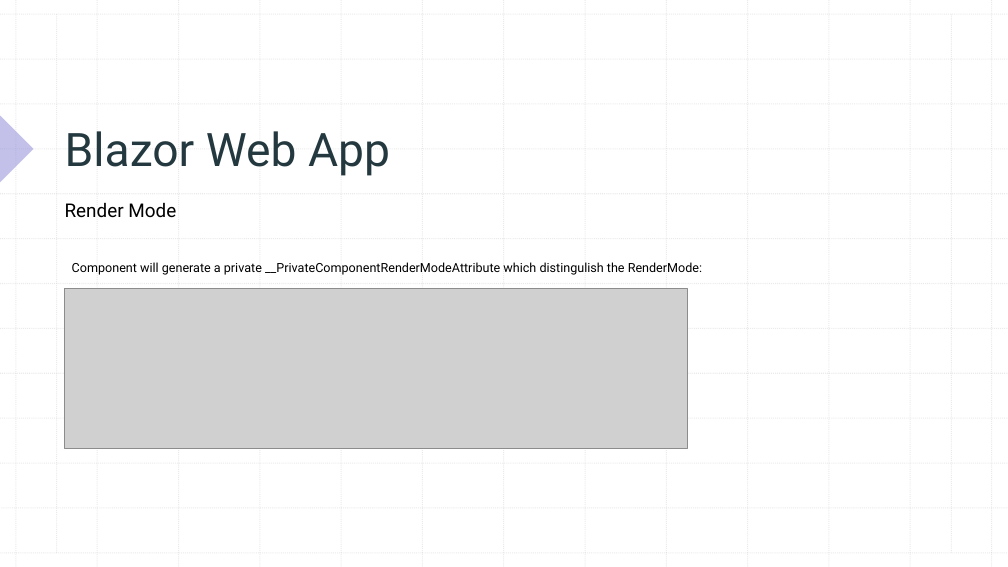
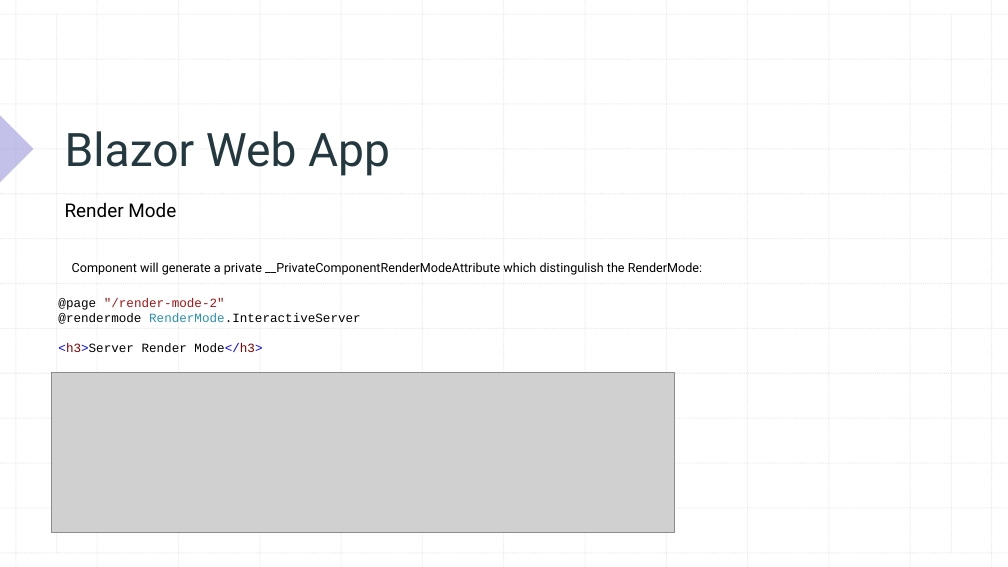
Before and after one commit to xccu/NetCore-Demo, a slide deck: slide 11 of Blazor in .net 8.pptx (slide 7 before the commit). Drawn at 1008x567 pixels with LibreOffice and Linux fonts; fonts in the diff are those of the drawing; grey boxes stand for pictures. Boxes give left, top, right and bottom in pixels: in the first picture for what was removed or moved away, otherwise in the second. Text is boxed around its words. In the diff, an @@ line names an element or a change of style, - is before the commit and + after.

```diff
--- a/Blazor in .net 8.pptx
+++ b/Blazor in .net 8.pptx
@@ text added at (x1=58, y1=298, x2=361, y2=352), 12 pt, text #000000 @@
+@page "/render-mode-2"
+@rendermode RenderMode.InteractiveServer
+<h3>Server Render Mode</h3>
@@ picture moved from (x1=64, y1=288, x2=687, y2=448) to (x1=51, y1=373, x2=674, y2=532) @@
```
Also in this commit, not shown: 7 other slides changed, 4 slides added, 1 slide removed, 26 other files.
